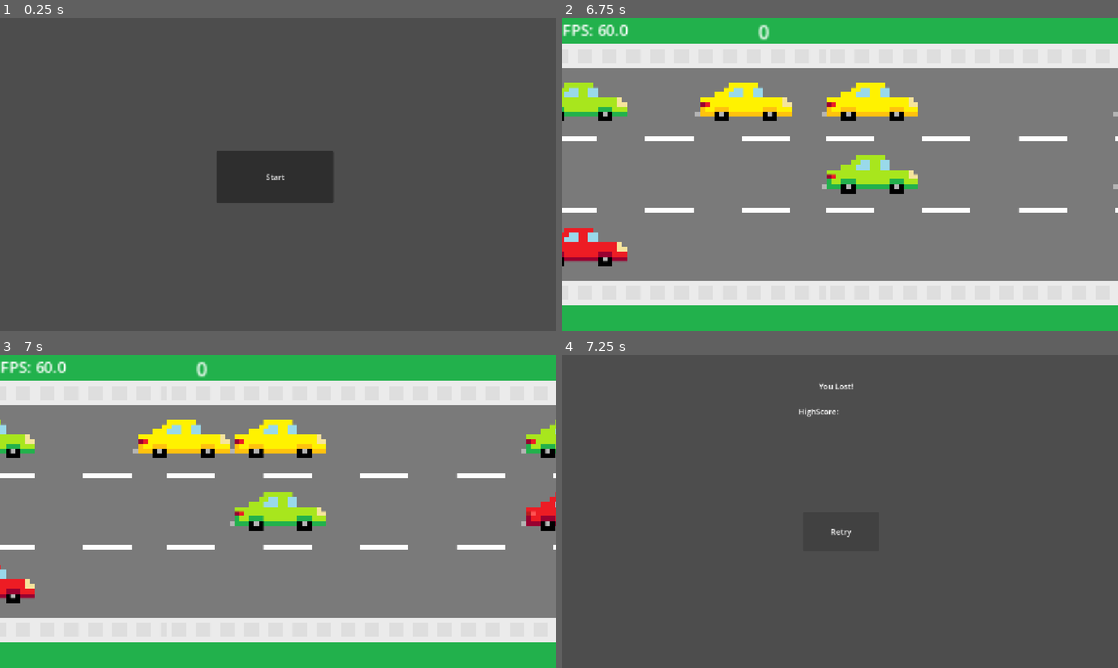
Above: before the commit, frames 1-4 (two rows, left to right).
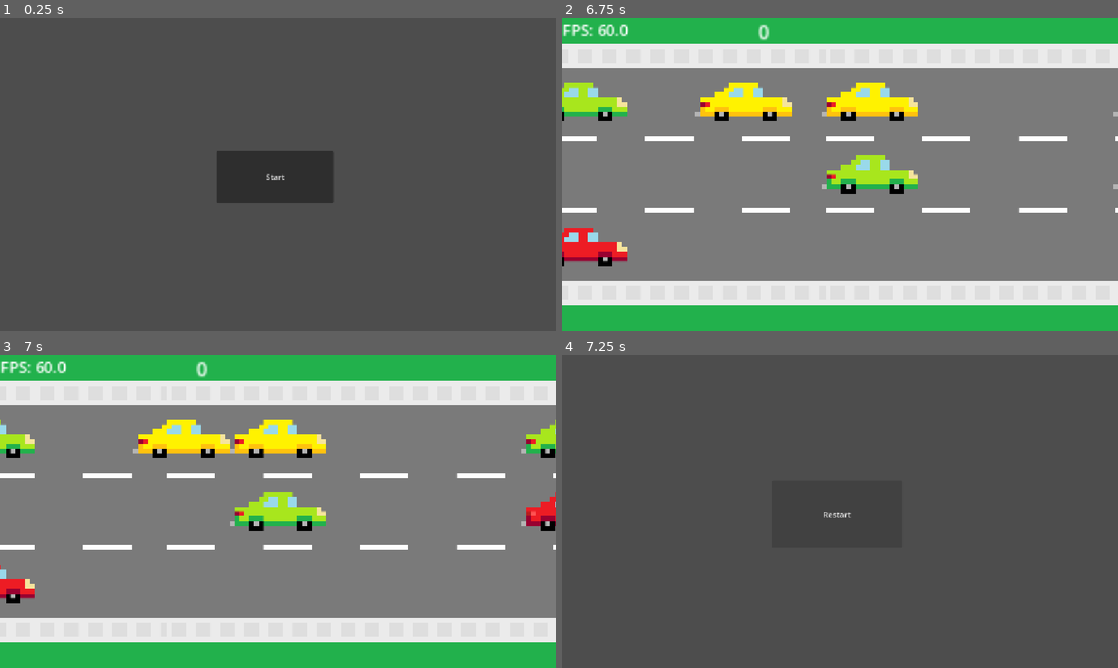
Above: after the commit, the same moments.

Repository: DevEhanTariq/first-game
Game: Godot game, scene res://mainmenu.tscn
Two runs of this game, one before a commit and one after it. Both use one fixed random seed, a clock stepped at 60 frames per second and the inputs below.
Inputs:
- Up to frame 1 (0.25 s): no input
- Up to frame 2 (6.75 s): click "Start" at 0.5 s; hold W (up) 1.28-2.03 s; hold S (down) 2.03-2.78 s; hold W (up) 2.78-4.28 s; hold S (down) 4.28-6.53 s; hold W (up) from 6.53 s (still down)
- Up to frame 3 (7 s): keep holding W (up)
- Up to frame 4 (7.25 s): keep holding W (up)

Frames 1-3 are identical in both runs. In frame 4, 0.3% of the frame differs, in the area x 42-53%, y 8-59%.

Commit message:
Re-wrote the "retry_menu" scene
- Re-wrote the "retry_menu" scene to the "restart_menu" scene

Diff:
--- a/Globals.gd
+++ b/Globals.gd
@@ -1,5 +1,6 @@
 extends Node
 
+var reload = false
 
 var score = 0
 var highscore = 0
@@ -11,12 +12,7 @@
 
 func onCollision():
 	if Globals.collision:
-		Globals.speed_multiplier = 0
-		Globals.score = 0
-		Globals.speed_multiplier = 0
-		Globals.playerCords = Vector2(0,0)
-		Globals.difficulty = 0.0001
-		get_tree().change_scene_to_file("res://retrymenu.tscn")
+		get_tree().change_scene_to_file("res://restart_menu.tscn")
 
 func speedLevels():
 	if Globals.score == 7:
@@ -26,11 +22,21 @@
 
 func updateHigh():
 	if collision and Globals.score > Globals.highscore:
-		Globals.highscore = Globals.scored
+		Globals.highscore = Globals.score
+
+func reloadNow():
+	if Globals.reload:
+		Globals.reload = false
+		Globals.score = 0
+		Globals.collision = false
+		Globals.speed_multiplier = 1.0
+		Globals.playerCords = Vector2(0,0)
+		Globals.difficulty = 0.0001
+		get_tree().reload_current_scene()
 
 # Called when the node enters the scene tree for the first time.
 func _ready() -> void:
-	pass # Replace with function body.
+	reloadNow()
 
 # Called every frame. 'delta' is the elapsed time since the previous frame.
 func _process(delta: float) -> void:
--- a/Player.gd
+++ b/Player.gd
@@ -1,10 +1,6 @@
 extends CharacterBody2D
 
 @export var lane = 0
-
-func onCollision():
-	if Globals.collision:
-		lane = 0
 
 # Called when the node enters the scene tree for the first time.
 func _ready() -> void:
@@ -12,7 +8,6 @@
 
 # Called every frame. 'delta' is the elapsed time since the previous frame.
 func _process(delta: float) -> void:
-	onCollision()
 	if Globals.collision == false:
 		if Input.is_action_just_pressed("up"):
 			lane -= 1
--- a/TrafficSpawner.gd
+++ b/TrafficSpawner.gd
@@ -49,11 +49,6 @@
 		if body.position.y == Globals.playerCords.y and body.position.x <= (Globals.playerCords.x) and body.position.x >= (Globals.playerCords.x - 500):
 			Globals.collision = true
 
-func onCollision():
-	if Globals.collision:
-		cars = []
-
-
 # Called when the node enters the scene tree for the first time.
 func _ready() -> void:
 	pass # Replace with function body.
@@ -61,7 +56,6 @@
 
 # Called every frame. 'delta' is the elapsed time since the previous frame.
 func _process(delta: float) -> void:
-	onCollision()
 	spawn_car(2000)
 	CarPatternSpawner()
 	delete_oldest_cars()
--- a/mainmenu.gd
+++ b/mainmenu.gd
@@ -1,15 +1,15 @@
 extends Node2D
 
+var reload = true
 
 # Called when the node enters the scene tree for the first time.
 func _ready() -> void:
-	pass # Replace with function body.
+	pass
 
 
 # Called every frame. 'delta' is the elapsed time since the previous frame.
 func _process(delta: float) -> void:
 	pass
 
-
 func _on_start_pressed() -> void:
 	get_tree().change_scene_to_file("res://level.tscn")
--- /dev/null
+++ b/restart_menu.tscn
@@ -0,0 +1,16 @@
+[gd_scene format=3 uid="uid://cpixdx4ycpcp1"]
+
+[ext_resource type="Script" uid="uid://bohfsq1qf52e0" path="res://return.gd" id="1_qui76"]
+
+[node name="restartMenu" type="Node2D" unique_id=1952259573]
+process_mode = 3
+script = ExtResource("1_qui76")
+
+[node name="Button" type="Button" parent="." unique_id=1025654947]
+offset_left = 435.0
+offset_top = 260.0
+offset_right = 705.0
+offset_bottom = 400.0
+text = "Restart"
+
+[connection signal="pressed" from="Button" to="." method="_on_button_pressed"]
--- a/retrymenu.tscn
+++ /dev/null
@@ -1,34 +0,0 @@
-[gd_scene format=3 uid="uid://c4rpqblxql1tu"]
-
-[ext_resource type="Script" uid="uid://5ym6o5njkh3p" path="res://retrymenu.gd" id="1_dqa5o"]
-[ext_resource type="Script" uid="uid://dkpv2wua65v87" path="res://highscore.gd" id="2_lrxpy"]
-
-[node name="retrymenu" type="Node2D" unique_id=708822188]
-script = ExtResource("1_dqa5o")
-
-[node name="message" type="Label" parent="." unique_id=1414087570]
-offset_left = -86.0
-offset_top = -271.0
-offset_right = 96.0
-offset_bottom = -196.0
-text = "          You Lost!
-
-HighScore: "
-
-[node name="HighscoreShower" type="Label" parent="." unique_id=550383879]
-offset_left = 8.0
-offset_top = -220.0
-offset_right = 154.0
-offset_bottom = -84.0
-script = ExtResource("2_lrxpy")
-
-[node name="Retry" type="Button" parent="." unique_id=2135833235]
-offset_left = -77.0
-offset_top = 1.0
-offset_right = 81.0
-offset_bottom = 82.0
-text = "Retry"
-
-[node name="Camera2D" type="Camera2D" parent="." unique_id=1132360324]
-
-[connection signal="pressed" from="Retry" to="." method="_on_retry_pressed"]
--- a/retrymenu.gd
+++ b/return.gd
@@ -1,17 +1,15 @@
-extends Node2D
+extends Node
 
 
 # Called when the node enters the scene tree for the first time.
 func _ready() -> void:
-	pass # Replace with function body.
+	pass
 
 
 # Called every frame. 'delta' is the elapsed time since the previous frame.
 func _process(delta: float) -> void:
-	Globals.collision = false
-	Globals.speed_multiplier = 1.0
+	pass
 
 
-
-func _on_retry_pressed() -> void:
+func _on_button_pressed() -> void:
 	get_tree().change_scene_to_file("res://level.tscn")
--- a/roadGen.gd
+++ b/roadGen.gd
@@ -7,11 +7,6 @@
 var road = 0
 
 var new_road: Sprite2D
-
-func onCollision():
-	if Globals.collision:
-		Globals.speed_multiplier = 0
-		roads = []
 
 func delete_after_delay(node: Node, delay: float):
 	await get_tree().create_timer(delay).timeout
@@ -33,7 +28,6 @@
 
 # Called every frame. 'delta' is the elapsed time since the previous frame.
 func _process(_float):
-	onCollision()
 	spawn_road()
 	var latestRoadPos = new_road.position[0]
 
Not shown, removed: retrymenu.gd.uid
Not shown, added: return.gd.uid
